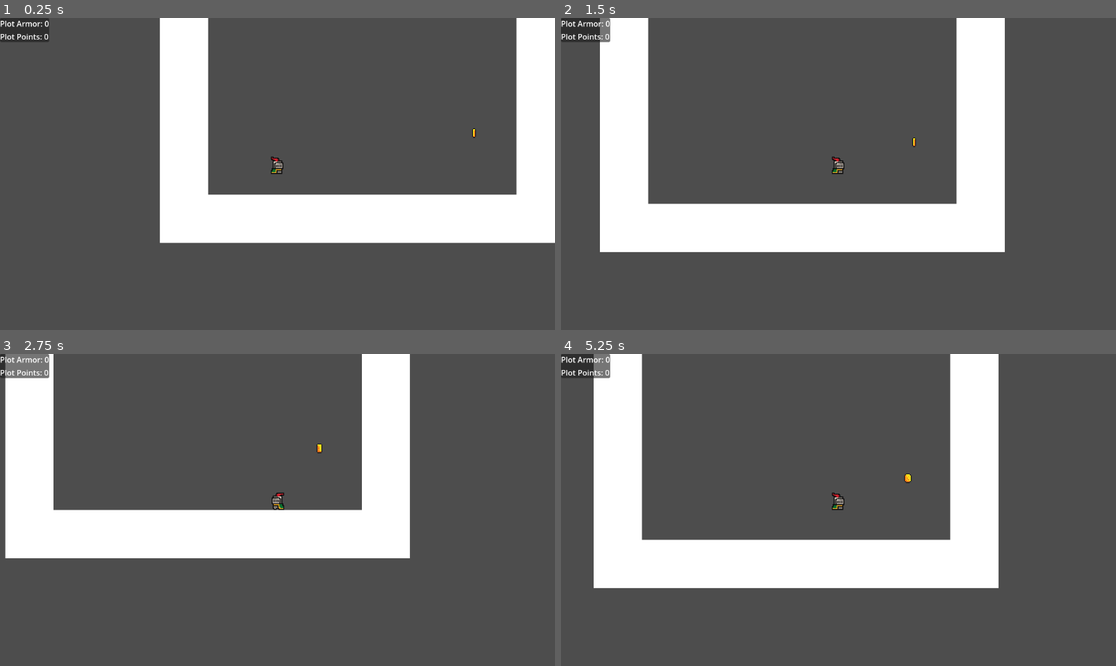
Above: before the commit, frames 1-4 (two rows, left to right).
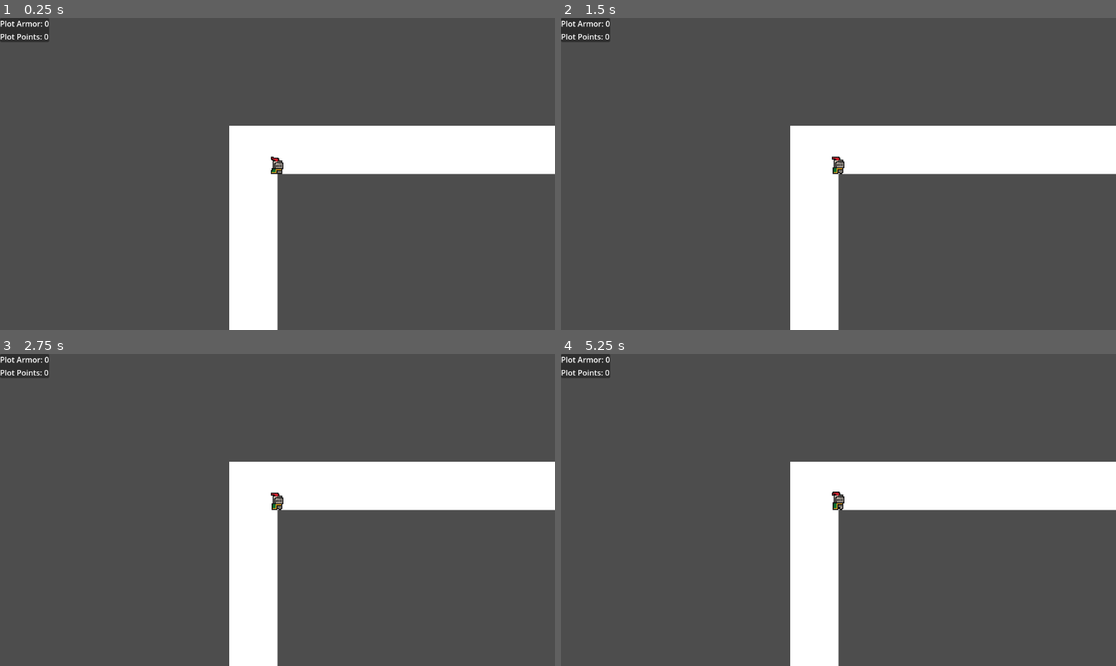
Above: after the commit, the same moments.

Repository: bustercrow-3818/the-gbj
Game: Godot game, scene res://stage/main_room.tscn
The game is run twice, just before and just after one commit, with the same random seed, the same clock (stepped at 60 frames per second) and the same inputs. The project has no main scene, so this scene is started directly.
Inputs:
- Up to frame 1 (0.25 s): no input
- Up to frame 2 (1.5 s): hold D (right) from 0.53 s (still down); tap Space (jump) at 0.6, 0.77, 1.07, 1.35 s
- Up to frame 3 (2.75 s): tap Space (jump) at 1.52, 1.82, 2.1 s; release D (right) at 2.03 s; hold A (left) from 2.03 s (still down)
- Up to frame 4 (5.25 s): release A (left) at 2.78 s; hold D (right) 2.78-4.28 s; tap Space (jump) at 2.85, 3.02, 3.32, 3.6, 3.77, 4.07, 4.35, 4.52, 4.82, 5.1 s; hold A (left) 4.28-5.03 s; hold D (right) from 5.03 s (still down)

The runs differ from the first frame. In frame 1, 29% of the frame differs, in the area x 28-100%, y 0-100%; in frame 2, 30%, in the area x 7-100%, y 0-100%; in frame 3, 28%; in frame 4, 30%.
Error after the commit: Parse Error: Too few arguments for "horizontal_motion()" call. Expected at least 1 but received 0. (res://objects/scripts/player/player.gd:92)

Commit message:
began adapting state machine from older project

Diff:
--- /dev/null
+++ b/components/state_machine/classes/state.gd
@@ -0,0 +1,38 @@
+extends Node2D
+class_name State
+
+@warning_ignore("unused_signal")
+signal change_state(next_state: StringName)
+
+var entity: Player
+var sprite: AnimationPlayer
+var direction: float
+
+func initialize() -> void:
+	connect_signals()
+
+func connect_signals() -> void:
+
+	pass
+
+func enter_state(_previous_state: String) -> void:
+
+	pass
+
+func exit_state() -> void:
+
+	pass
+
+func process_action(_delta: float) -> void:
+
+	pass
+
+func physics_action(_delta: float) -> void:
+
+	pass
+
+func horizontal_motion_processing() -> void:
+	entity.horizontal_motion(direction)
+
+func get_player_direction_input() -> float:
+	return Input.get_axis("left", "right")
--- /dev/null
+++ b/components/state_machine/classes/state_machine.gd
@@ -0,0 +1,48 @@
+extends Node2D
+class_name StateMachine
+
+@export var initial_state: State
+
+var current_state: State
+var states: Dictionary[StringName, State]
+var entity: Player
+
+func initialize() -> void:
+	if owner is Player:
+		entity = owner
+
+	if get_children().is_empty():
+		pass
+	else:
+		for i in get_children():
+			if i is State:
+				i.entity = entity
+				i.sprite = entity.sprite
+				if i.change_state.is_connected(change_state):
+					pass
+				else:
+					i.change_state.connect(change_state)
+				states[i.name.to_lower()] = i
+
+		current_state = initial_state
+
+func _physics_process(delta: float) -> void:
+	if current_state == null:
+		pass
+	else:
+		current_state.physics_action(delta)
+
+func _process(delta: float) -> void:
+	if current_state == null:
+		pass
+	else:
+		current_state.process_action(delta)
+
+func change_state(next_state: StringName) -> void:
+	if current_state == states["dead"]:
+		pass
+	elif next_state in states:
+		states[next_state].enter_state(current_state.name)
+		current_state = states[next_state]
+	else:
+		print("Tried to transition to missing state'%s'" % next_state)
--- /dev/null
+++ b/components/state_machine/universal_states/dead.gd
@@ -0,0 +1,6 @@
+extends State
+
+func enter_state(_previous_state: String) -> void:
+	sprite.play("dead")
+	await sprite.animation_finished
+	entity.die()
--- /dev/null
+++ b/components/state_machine/universal_states/dead.tscn
@@ -0,0 +1,7 @@
+[gd_scene load_steps=2 format=3 uid="uid://dlf2hvflnf4e4"]
+
+[ext_resource type="Script" uid="uid://1h3vvt51qd3q" path="res://components/state_machine/universal_states/dead.gd" id="1_u1c2m"]
+
+[node name="dead" type="Node2D"]
+script = ExtResource("1_u1c2m")
+metadata/_custom_type_script = "uid://bvaathlf0j4y6"
--- /dev/null
+++ b/components/state_machine/universal_states/fall.gd
@@ -0,0 +1,14 @@
+extends State
+
+func enter_state(_previous_state: String) -> void:
+	if _previous_state == "idle" or _previous_state == "walk":
+		entity.movement.remaining_jumps -= 1
+	sprite.play("jump")
+
+func physics_action(_delta: float) -> void:
+	horizontal_motion_processing()
+
+	if entity.is_on_floor():
+		change_state.emit("idle")
+	elif entity.movement.remaining_jumps > 0 and entity.direction.y < 0:
+		change_state.emit("jump")
--- /dev/null
+++ b/components/state_machine/universal_states/fall.tscn
@@ -0,0 +1,7 @@
+[gd_scene load_steps=2 format=3 uid="uid://bd5nhbro4djce"]
+
+[ext_resource type="Script" uid="uid://o0daon0jbecc" path="res://components/state_machine/universal_states/fall.gd" id="1_4r7jo"]
+
+[node name="fall" type="Node2D"]
+script = ExtResource("1_4r7jo")
+metadata/_custom_type_script = "uid://bvaathlf0j4y6"
--- /dev/null
+++ b/components/state_machine/universal_states/hit.gd
@@ -0,0 +1,15 @@
+extends State
+
+func enter_state(_previous_state: String) -> void:
+	if sprite.current_animation == "hit":
+		sprite.stop()
+
+	sprite.play("hit")
+
+func physics_action(_delta: float) -> void:
+	if entity.health.current_hp < 1:
+		change_state.emit("dead")
+		disconnect("change_state", get_parent().change_state)
+	else:
+		await sprite.animation_finished
+		change_state.emit("idle")
--- /dev/null
+++ b/components/state_machine/universal_states/hit.tscn
@@ -0,0 +1,7 @@
+[gd_scene load_steps=2 format=3 uid="uid://blra018edu8vh"]
+
+[ext_resource type="Script" uid="uid://5kf0x7xsyk1" path="res://components/state_machine/universal_states/hit.gd" id="1_mwhpy"]
+
+[node name="hit" type="Node2D"]
+script = ExtResource("1_mwhpy")
+metadata/_custom_type_script = "uid://bvaathlf0j4y6"
--- /dev/null
+++ b/components/state_machine/universal_states/idle.gd
@@ -0,0 +1,16 @@
+extends State
+
+func enter_state(_previous_state: String) -> void:
+	entity.movement.reset_jump_counter()
+	sprite.play("idle")
+
+func physics_action(_delta: float) -> void:
+	horizontal_motion_processing()
+
+	if entity.is_on_floor() and entity.direction.x != 0:
+		change_state.emit("walk")
+	elif not entity.is_on_floor():
+		await get_tree().create_timer(GlobalValues.coyote_time).timeout
+		change_state.emit("fall")
+	elif entity.direction.y < 0:
+		change_state.emit("jump")
--- /dev/null
+++ b/components/state_machine/universal_states/idle.tscn
@@ -0,0 +1,7 @@
+[gd_scene load_steps=2 format=3 uid="uid://ckkjdaaqwq2q4"]
+
+[ext_resource type="Script" uid="uid://buaiwoub6wf7p" path="res://components/state_machine/universal_states/idle.gd" id="1_cjl2n"]
+
+[node name="idle" type="Node2D"]
+script = ExtResource("1_cjl2n")
+metadata/_custom_type_script = "uid://bvaathlf0j4y6"
--- /dev/null
+++ b/components/state_machine/universal_states/jump.gd
@@ -0,0 +1,12 @@
+extends State
+
+func enter_state(_previous_state: String) -> void:
+	entity.velocity.y = 0
+	entity.velocity.y -= entity.movement.jump_speed
+	entity.movement.remaining_jumps -= 1
+	entity.direction.y = 0
+	sprite.play("jump")
+
+func physics_action(_delta: float) -> void:
+
+	change_state.emit("fall")
--- /dev/null
+++ b/components/state_machine/universal_states/jump.tscn
@@ -0,0 +1,7 @@
+[gd_scene load_steps=2 format=3 uid="uid://b77ov4sklikxr"]
+
+[ext_resource type="Script" uid="uid://1mnu2dg280yl" path="res://components/state_machine/universal_states/jump.gd" id="1_c31mb"]
+
+[node name="jump" type="Node2D"]
+script = ExtResource("1_c31mb")
+metadata/_custom_type_script = "uid://bvaathlf0j4y6"
--- /dev/null
+++ b/components/state_machine/universal_states/walk.gd
@@ -0,0 +1,16 @@
+extends State
+
+func enter_state(_previous_state: String) -> void:
+	entity.movement.reset_jump_counter()
+	sprite.play("walk")
+
+func physics_action(_delta: float) -> void:
+	horizontal_motion_processing()
+
+	if entity.is_on_floor() and entity.direction.x == 0:
+		change_state.emit("idle")
+	elif not entity.is_on_floor():
+		await get_tree().create_timer(GlobalValues.coyote_time).timeout
+		change_state.emit("fall")
+	elif entity.direction.y == -1:
+		change_state.emit("jump")
--- /dev/null
+++ b/components/state_machine/universal_states/walk.tscn
@@ -0,0 +1,7 @@
+[gd_scene load_steps=2 format=3 uid="uid://cx2dxnui01gd0"]
+
+[ext_resource type="Script" uid="uid://7mqxlcvpjakm" path="res://components/state_machine/universal_states/walk.gd" id="1_hx8xo"]
+
+[node name="walk" type="Node2D"]
+script = ExtResource("1_hx8xo")
+metadata/_custom_type_script = "uid://bvaathlf0j4y6"
--- a/objects/classes/state_class.gd
+++ /dev/null
@@ -1,26 +0,0 @@
-extends Node
-class_name State
-
-signal change_state(next_state: StringName, _data: Dictionary)
-
-var entity: Player
-
-func initialize_state() -> void:
-
-	pass
-
-func enter_state(_data: Dictionary = {}) -> void:
-
-	pass
-
-func exit_state(_data: Dictionary = {}) -> void:
-
-	pass
-
-func state_process(_delta: float) -> void:
-
-	pass
-
-func state_physics(_delta: float) -> void:
-
-	pass
--- a/objects/classes/state_machine_class.gd
+++ /dev/null
@@ -1,32 +0,0 @@
-extends Node
-class_name StateMachine
-
-@export var default_state: State
-@export var entity: CharacterBody2D
-
-@onready var current_state: State = default_state
-
-var player_stats: MovementStats
-var states: Dictionary[StringName, State]
-
-func _ready() -> void:
-	if get_parent().movement_stats == true:
-		player_stats = get_parent().movement_stats
-
-	for i in get_children():
-		if i is State:
-			print("registered %s as %s" % [str(i), i.name])
-			states[i.name] = i
-			i.change_state.connect(_change_state)
-			i.entity = entity
-			i.initialize_state()
-
-func _process(delta: float) -> void:
-	current_state.state_process(delta)
-
-func _physics_process(delta: float) -> void:
-	current_state.state_physics(delta)
-
-func _change_state(_new_state: StringName, _data: Dictionary = {}) -> void:
-	current_state = states[_new_state]
-	current_state.enter_state()
--- a/objects/scenes/player/state_machine/player_state_machine.tscn
+++ b/objects/scenes/player/state_machine/player_state_machine.tscn
@@ -1,7 +1,40 @@
 [gd_scene load_steps=2 format=3 uid="uid://sxbsmjd4b1mb"]
 
-[ext_resource type="Script" uid="uid://d76piq6cj4hg" path="res://objects/classes/state_machine_class.gd" id="1_b5rnf"]
+[sub_resource type="GDScript" id="GDScript_tvetc"]
+script/source = "extends Node
+class_name StateMachine
+
+@export var default_state: State
+@export var entity: CharacterBody2D
+
+@onready var current_state: State = default_state
+
+var player_stats: MovementStats
+var states: Dictionary[StringName, State]
+
+func _ready() -> void:
+	if get_parent().movement_stats == true:
+		player_stats = get_parent().movement_stats
+
+	for i in get_children():
+		if i is State:
+			print(\"registered %s as %s\" % [str(i), i.name])
+			states[i.name] = i
+			i.change_state.connect(_change_state)
+			i.entity = entity
+			i.initialize_state()
+
+func _process(delta: float) -> void:
+	current_state.state_process(delta)
+
+func _physics_process(delta: float) -> void:
+	current_state.state_physics(delta)
+
+func _change_state(_new_state: StringName, _data: Dictionary = {}) -> void:
+	current_state = states[_new_state]
+	current_state.enter_state()
+"
 
 [node name="player_state_machine" type="Node"]
-script = ExtResource("1_b5rnf")
+script = SubResource("GDScript_tvetc")
 metadata/_custom_type_script = "uid://d76piq6cj4hg"
--- a/objects/scenes/player/state_machine/walk.gd
+++ /dev/null
@@ -1,14 +0,0 @@
-extends State
-
-var accel: float
-var decel: float
-var max_move_speed: float
-
-func initialize_state() -> void:
-	accel = entity.move_stats.run_accel
-	decel = entity.move_stats.run_decel
-	max_move_speed = entity.move_stats.run_speed_max
-
-func state_physics(_delta: float) -> void:
-	entity.horizontal_motion()
-	pass
--- a/objects/scenes/player/state_machine/walk.tscn
+++ /dev/null
@@ -1,7 +0,0 @@
-[gd_scene load_steps=2 format=3 uid="uid://c25nabexb6gfk"]
-
-[ext_resource type="Script" uid="uid://bhyvtax02hhju" path="res://objects/scenes/player/state_machine/walk.gd" id="1_y7k68"]
-
-[node name="Walk" type="Node"]
-script = ExtResource("1_y7k68")
-metadata/_custom_type_script = "uid://hkjby0l0rtl1"
--- a/objects/scripts/player/player.gd
+++ b/objects/scripts/player/player.gd
@@ -122,7 +122,7 @@
 		velocity.y += move_stats.fall_speed
 
 func coyote_time_delay(_data: Dictionary = {}) -> void:
-	horizontal_motion()
+	#horizontal_motion()
 
 	if Input.is_action_just_pressed("jump"):
 		velocity.y -= move_stats.jump_speed
@@ -133,14 +133,18 @@
 		await get_tree().create_timer(move_stats.coyote_time).timeout
 		_change_state(states.FALL, "fall")
 
-func horizontal_motion() -> void:
-	if direction < 0:
+func horizontal_motion(_dir: float) -> void:
+	if _dir < 0:
 		sprite.flip_h = true
-	elif direction > 0:
+	elif _dir > 0:
 		sprite.flip_h = false
 
-	if velocity.x != move_stats.run_speed_max * direction:
-		velocity.x = move_toward(velocity.x, move_stats.run_speed_max * direction, move_stats.run_accel)
+	if velocity.x != move_stats.run_speed_max * _dir:
+		velocity.x = move_toward(velocity.x, move_stats.run_speed_max * _dir, move_stats.run_accel)
+
+func gravity() -> void:
+
+	pass
 #endregion
 
 func take_damage(amount: int) -> void:
Not shown, added: components/state_machine/classes/state.gd.uid
Not shown, added: components/state_machine/classes/state_machine.gd.uid
Not shown, added: components/state_machine/universal_states/dead.gd.uid
Not shown, added: components/state_machine/universal_states/fall.gd.uid
Not shown, added: components/state_machine/universal_states/hit.gd.uid
Not shown, added: components/state_machine/universal_states/idle.gd.uid
Not shown, added: components/state_machine/universal_states/jump.gd.uid
Not shown, added: components/state_machine/universal_states/walk.gd.uid
Not shown, removed: objects/classes/state_class.gd.uid
Not shown, removed: objects/classes/state_machine_class.gd.uid
Not shown, removed: objects/scenes/player/state_machine/walk.gd.uid
